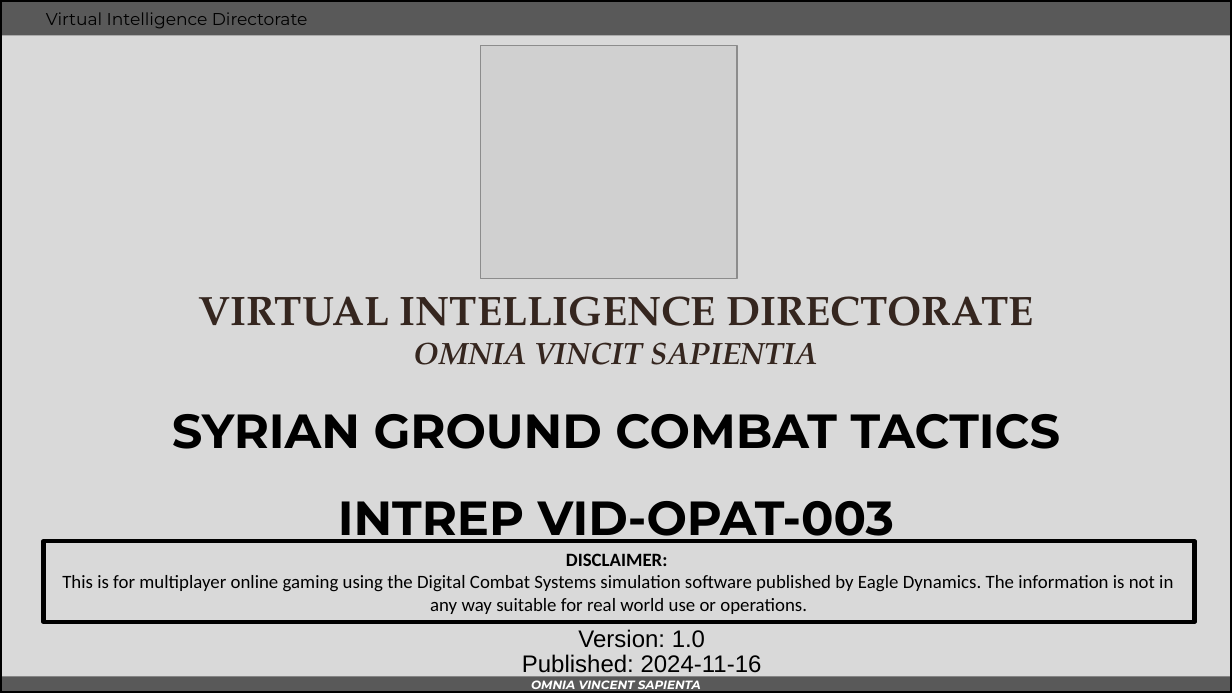
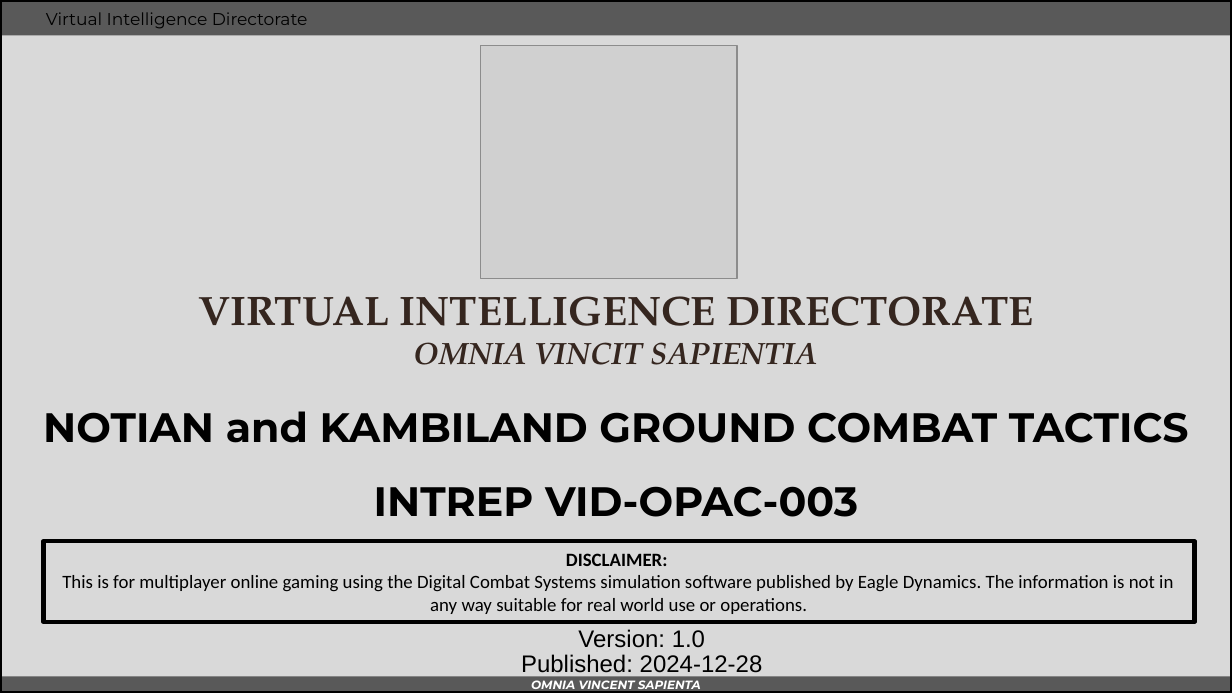
Before and after one commit to 132nd-vWing/OPAT-background, a slide deck: slide 1 of INTEL/VID/WIP/INTREP VID OPAC-003 - DUSS ground combat tactics.pptx. Drawn at 1232x693 pixels with LibreOffice and Linux fonts; fonts in the diff are those of the drawing; grey boxes stand for pictures; background and template pictures are left out. Boxes give left, top, right and bottom in pixels: in the first picture for what was removed or moved away, otherwise in the second. Text is boxed around its words. In the diff, an @@ line names an element or a change of style, - is before the commit and + after.

```diff
--- a/INTEL/VID/WIP/INTREP VID OPAC-003 - DUSS ground combat tactics.pptx
+++ b/INTEL/VID/WIP/INTREP VID OPAC-003 - DUSS ground combat tactics.pptx
@@ text at (43,411,1189,517): text changed; size 28 to 24 pt @@
-SYRIAN GROUND COMBAT TACTICS
-INTREP VID-OPAT-003
+NOTIAN and KAMBILAND GROUND COMBAT TACTICS
+INTREP VID-OPAC-003
@@ text at (521,654,763,677): text changed @@
-Published: 2024-11-16
+Published: 2024-12-28
```
Also in this commit, not shown: 2 other slides changed, 2 other files.
